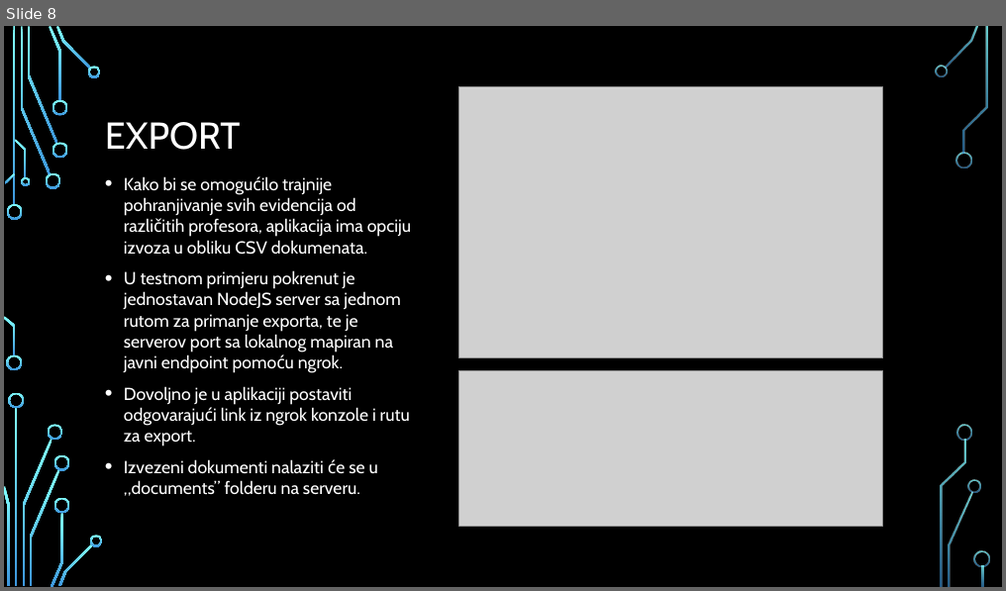
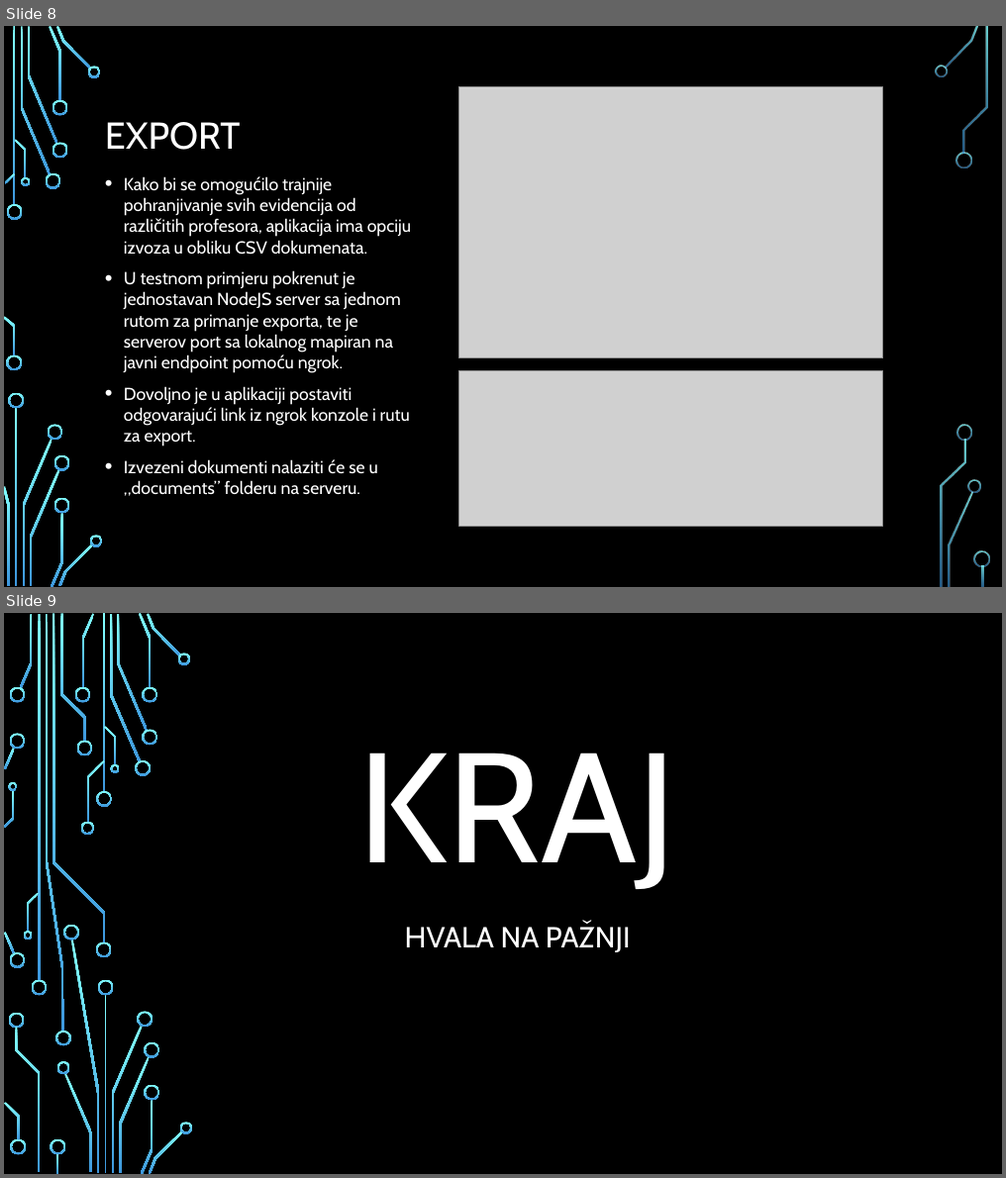
Before and after one commit to MarkoRezic/eVidencija-Student-Attendancy-Flutter-Bluetooth-App, a slide deck: Projekt eVidencija Marko Rezić 590RM.pptx. Shown one above the other, each under a label of ours: slide 8 before the commit, slides 8 and 9 after it. The pictures are 1006x591 and 1006x1178 pixels, drawn with LibreOffice and Linux fonts; fonts in the diff are those of the drawing; grey boxes stand for pictures; background and template pictures are left out. Boxes give left, top, right and bottom in pixels: in the first picture for what was removed or moved away, otherwise in the second. Text is boxed around its words. In the diff, an @@ line names an element or a change of style, - is before the commit and + after.

```diff
--- a/Projekt eVidencija Marko Rezić 590RM.pptx
+++ b/Projekt eVidencija Marko Rezić 590RM.pptx
@@ slide 9 added at <box>4,613,1002,1174</box>, background picture (left out) @@
@@ title added at <box>357,753,677,889</box>, 150 pt, text #FFFFFF @@
+KRAJ
@@ subtitle added at <box>405,923,631,953</box>, 28 pt, text #FFFFFF @@
+HVALA NA PAŽNJI
@@ group added at <box>4,613,193,1174</box>: 50 freeform shapes, 4 rectangles @@
```
Also in this commit, not shown: 3 other files.
